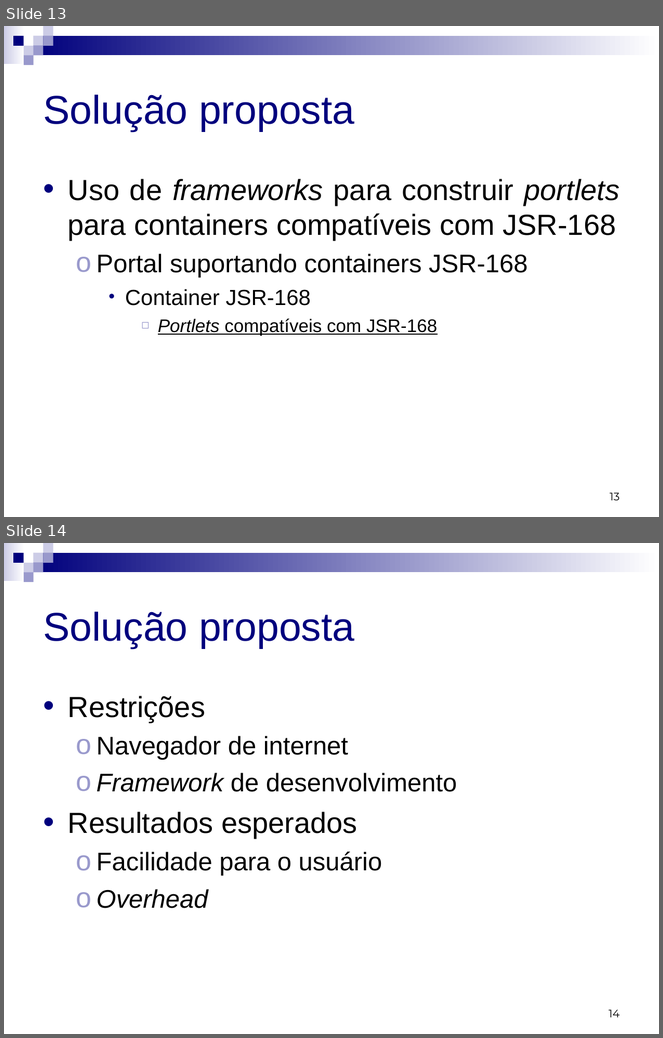
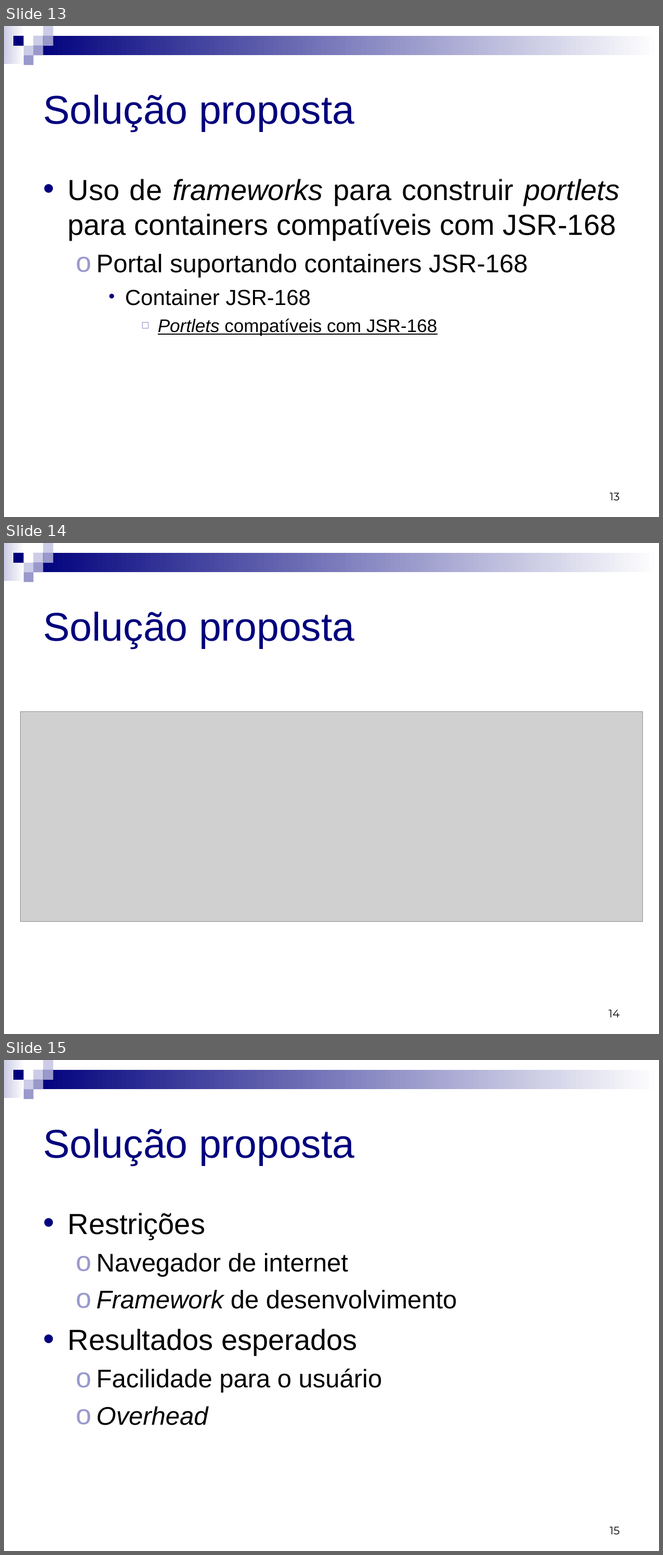
Before and after one commit to micheldavid/tcc-michel, a slide deck: Apresentação/Michel David da Costa - Apresentação.ppt. Shown one above the other, each under a label of ours: slides 13 and 14 before the commit, slides 13, 14 and 15 after it. The pictures are 663x1038 and 663x1555 pixels, drawn with LibreOffice and Linux fonts; fonts in the diff are those of the drawing; grey boxes stand for pictures. Boxes give left, top, right and bottom in pixels: in the first picture for what was removed or moved away, otherwise in the second. Text is boxed around its words. In the diff, an @@ line names an element or a change of style, - is before the commit and + after.

```diff
--- a/Apresentação/Michel David da Costa - Apresentação.ppt
+++ b/Apresentação/Michel David da Costa - Apresentação.ppt
@@ slide 14 added at [4, 543, 659, 1034], background #FFFFFF; not listed: 9 template elements that a slide beside it also shows @@
@@ title added at [44, 612, 354, 649], 44 pt, text #00007D @@
+Solução proposta
@@ picture added at [21, 712, 643, 922] @@
@@ page number added at [609, 1010, 620, 1018], 12 pt, text #000000 @@
+14
@@ what was slide 14 is now slide 15 @@
@@ page number at [610, 1527, 620, 1535]: text changed @@
-14
+15
```
Also in this commit, not shown: 2 slides changed, 1 other file.
